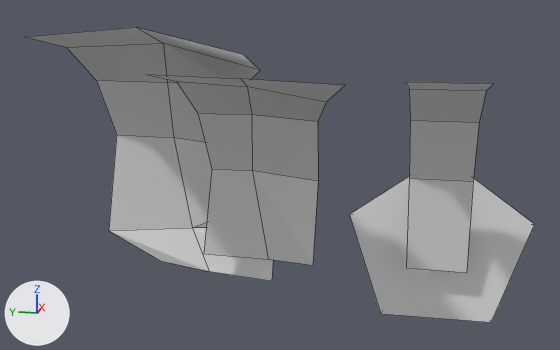
The Blender file Blockings.blend, before and after one commit.
Camera for both pictures: a 50 mm lens placed at (-1.98, 0.09, 3.15), pointed at (1.64, 0.82, 2.24). Every picture has the same lights, and +X, +Y and +Z are marked at lower left. Mesh edges are drawn as thin lines.

Objects in the first picture: 'InnerPadding', 'KeyholeBackframe', 'Strap', 'TopPadding'.
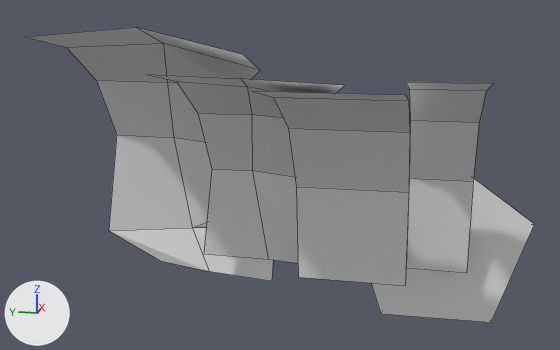
Commit message: Update: add wooden lid

Pixel boxes (x1, y1, x2, y2) of what changed, in the pictures (560 x 350 px):
'WoodenLid', added
    after: (253, 91, 410, 286)

Edits to the bpy script that builds the scene:
```text
Add me_cylinder_007:
    me_cylinder_007.from_pydata([(0.0, 0.434, 0.965), (0.383, 0.434, 0.89), (0.707, 0.434, 0.707), (0.924, 0.434, 0.384), (1.0, 0.434, -0.109), (0.0, -0.1, 0.965), (0.383, -0.1, 0.89), (0.707, -0.1, 0.707), (0.924, -0.1, 0.384), (1.0, -0.1, -0.113)], [], [(3, 8, 9, 4), (2, 7, 8, 3), (1, 6, 7, 2), (0, 5, 6, 1)])
Add ob_woodenlid:
    ob_woodenlid = bpy.data.objects.new('WoodenLid', me_cylinder_007)
    ob_woodenlid.location = (0.653, 0.292, 1.82)
```
